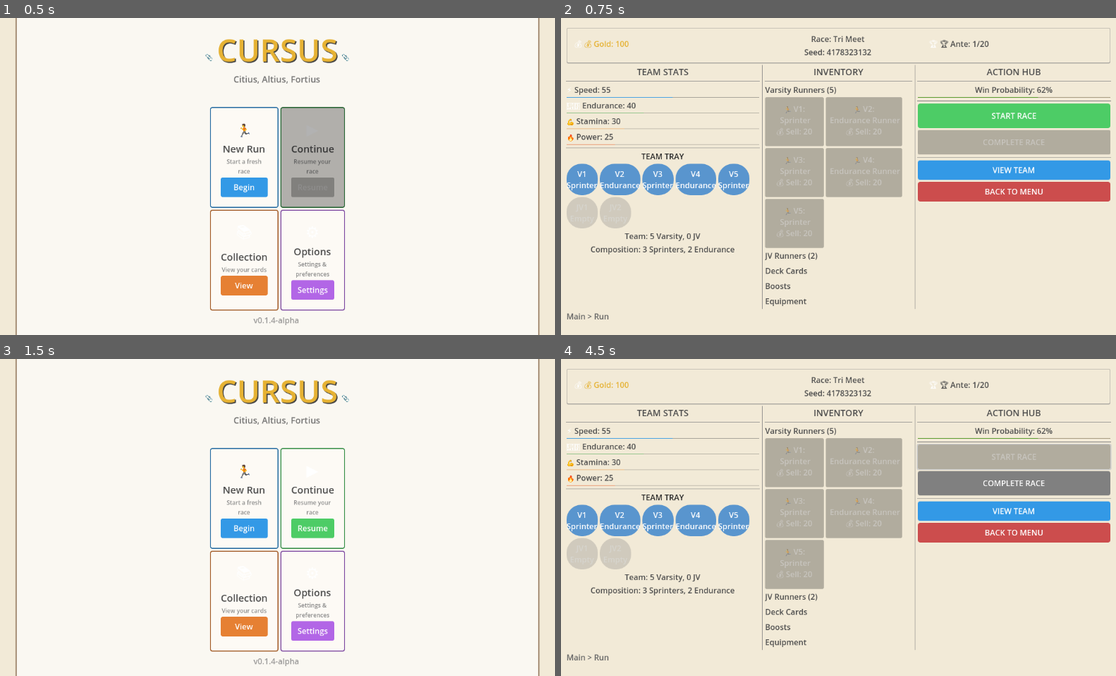
Above: before the commit, frames 1-4 (two rows, left to right).
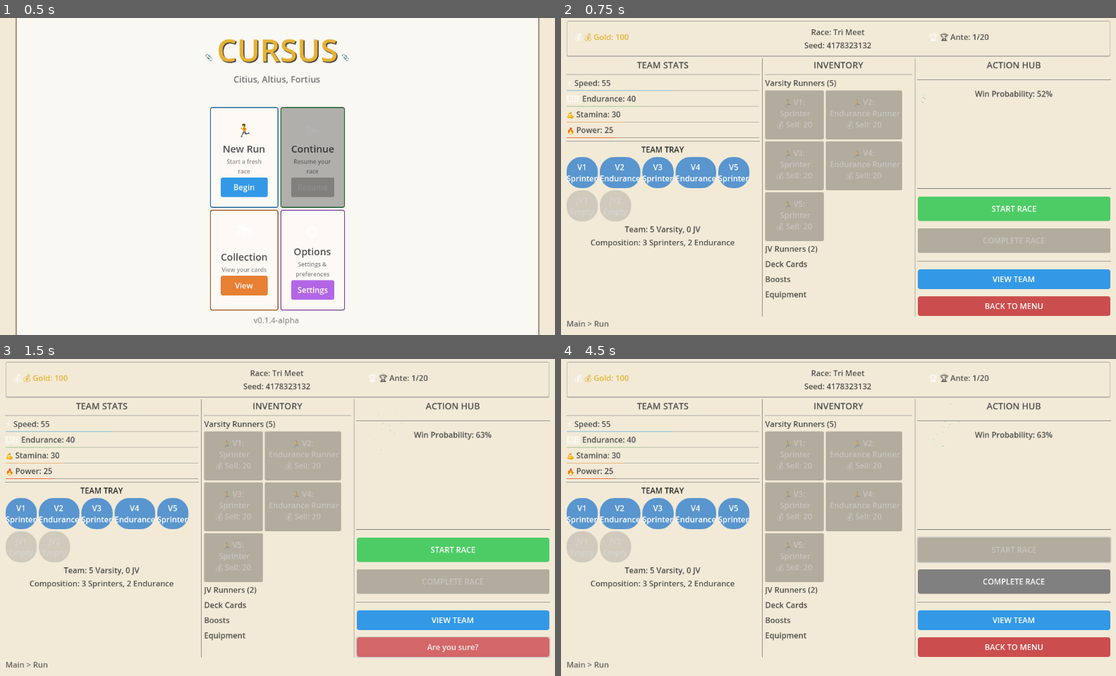
Above: after the commit, the same moments.

Repository: axmariscal/cursus
Game: Godot game, scene res://scenes/core/Main.tscn
Same seed, same stepped clock (60 frames per second), same inputs: the game is played once before the commit and once after it.
Inputs (mouse positions are in pixels of both pictures, inside the frame that each line leads up to):
- Up to frame 1 (0.5 s): no input
- Up to frame 2 (0.75 s): click "Begin" at 0.5 s
- Up to frame 3 (1.5 s): click "BACK TO MENU" at 1.25 s
- Up to frame 4 (4.5 s): click (871, 527) at 2 s, where only the run before the commit has a clickable "Resume"; click "BACK TO MENU" (after the commit: "Are you sure?") at 2.75 s; click "Resume" at 3.5 s; click "START RACE" at 4.25 s

Frame 1 is identical in both runs. In frame 2, 30% of the frame differs, in the area x 0-100%, y 0-98%; in frame 3, 95%, in the area x 0-100%, y 0-100%; in frame 4, 31%.

Commit message:
Experimenting with the main run screen. Spacing etc.

Diff:
--- a/scenes/run/Run.tscn
+++ b/scenes/run/Run.tscn
@@ -339,9 +339,39 @@
 text = "Win Probability: 50%"
 horizontal_alignment = 1
 
-[node name="WinProbabilityGauge" type="ProgressBar" parent="UI/MainContainer/MainVBox/ContentBody/RightCol_Actions"]
-layout_mode = 2
+[node name="GaugeContainer" type="Control" parent="UI/MainContainer/MainVBox/ContentBody/RightCol_Actions"]
+layout_mode = 2
+custom_minimum_size = Vector2(0, 150)
+
+[node name="SuccessGlow" type="GPUParticles2D" parent="UI/MainContainer/MainVBox/ContentBody/RightCol_Actions/GaugeContainer"]
+visible = false
+offset = Vector2(0, 0)
+emitting = false
+amount = 20
+lifetime = 1.0
+one_shot = true
+explosiveness = 1.0
+emission_shape = 1
+emission_sphere_radius = 50.0
+
+[node name="WinProbabilityGauge" type="TextureProgressBar" parent="UI/MainContainer/MainVBox/ContentBody/RightCol_Actions/GaugeContainer"]
+layout_mode = 1
+anchors_preset = 8
+anchor_left = 0.5
+anchor_top = 0.5
+anchor_right = 0.5
+anchor_bottom = 0.5
+offset_left = -75.0
+offset_top = -75.0
+offset_right = 75.0
+offset_bottom = 75.0
+grow_horizontal = 2
+grow_vertical = 2
+max = 100.0
 value = 50.0
+fill_mode = 2
+initial_angle = 180.0
+fill_degrees = 180.0
 show_percentage = false
 
 [node name="HSeparator5" type="HSeparator" parent="UI/MainContainer/MainVBox/ContentBody/RightCol_Actions"]
--- a/scripts/run/Run.gd
+++ b/scripts/run/Run.gd
@@ -45,7 +45,9 @@
 # Right column - Action Hub
 @onready var right_col: VBoxContainer = $UI/MainContainer/MainVBox/ContentBody/RightCol_Actions
 @onready var win_probability_label: Label = $UI/MainContainer/MainVBox/ContentBody/RightCol_Actions/WinProbabilityLabel
-@onready var win_probability_gauge: ProgressBar = $UI/MainContainer/MainVBox/ContentBody/RightCol_Actions/WinProbabilityGauge
+@onready var gauge_container: Control = $UI/MainContainer/MainVBox/ContentBody/RightCol_Actions/GaugeContainer
+@onready var success_glow: GPUParticles2D = $UI/MainContainer/MainVBox/ContentBody/RightCol_Actions/GaugeContainer/SuccessGlow
+@onready var win_probability_gauge: TextureProgressBar = $UI/MainContainer/MainVBox/ContentBody/RightCol_Actions/GaugeContainer/WinProbabilityGauge
 @onready var start_race_button: Button = $UI/MainContainer/MainVBox/ContentBody/RightCol_Actions/StartRaceButton
 @onready var complete_race_button: Button = $UI/MainContainer/MainVBox/ContentBody/RightCol_Actions/CompleteRaceButton
 @onready var continue_to_shop_button: Button = $UI/MainContainer/MainVBox/ContentBody/RightCol_Actions/ContinueToShopButton
@@ -74,6 +76,11 @@
 var previous_ante: int = 1
 var last_race_result: Dictionary = {}
 var hovered_item: Dictionary = {}  # Store hovered item info for tooltip
+var current_display_prob: float = 0.0
+var previous_probability: float = 0.0
+var back_button_confirm_timer: float = 0.0
+var back_button_waiting_confirm: bool = false
+var danger_pulse_tween: Tween = null
 
 func _ready() -> void:
 	# Connect buttons
@@ -87,26 +94,42 @@
 	# Setup keyboard shortcuts
 	_setup_keyboard_shortcuts()
 
-	# Update display with current run state
-	_update_display()
+	# Setup Action Hub layout first
+	right_col.add_theme_constant_override("separation", 15)
+	right_col.alignment = BoxContainer.ALIGNMENT_CENTER
+
+	# Style panels
+	_style_panels()
+
+	# Style text labels with dark colors for readability
+	_style_text_labels()
+
+	# Hide tooltip initially
+	tooltip_panel.visible = false
+	purchase_feedback_label.visible = false
+
+	# Setup particle system for success glow
+	_setup_particle_system()
 
 	# Start a new run if one isn't active
 	if not GameManager.run_active:
 		GameManager.start_new_run()
-		_update_display()
 
 	# Initialize race state
 	_set_race_state(RaceState.IDLE)
 
-	# Style panels
-	_style_panels()
-
-	# Style text labels with dark colors for readability
-	_style_text_labels()
-
-	# Hide tooltip initially
-	tooltip_panel.visible = false
-	purchase_feedback_label.visible = false
+	# Update display with current run state
+	_update_display()
+
+	# Initialize win probability display (after _update_display sets initial values)
+	var initial_prob = _calculate_win_probability()
+	current_display_prob = initial_prob
+	previous_probability = initial_prob
+	# Set initial value without animation
+	win_probability_gauge.value = initial_prob
+	set_label_text(initial_prob)
+	win_probability_gauge.tint_progress = _get_color_for_prob(initial_prob)
+	_update_label_color(initial_prob)
 
 func _setup_keyboard_shortcuts() -> void:
 	# ESC to go back
@@ -136,7 +159,8 @@
 	_style_progress_bar(endurance_bar, Color(0.4, 0.7, 0.4))
 	_style_progress_bar(stamina_bar, Color(0.9, 0.6, 0.3))
 	_style_progress_bar(power_bar, Color(0.9, 0.4, 0.2))
-	_style_progress_bar(win_probability_gauge, Color(0.3, 0.8, 0.4))
+	# Win probability gauge is now a TextureProgressBar, styled separately
+	_setup_win_probability_gauge()
 
 	# Style buttons
 	_style_action_button(start_race_button, Color(0.3, 0.8, 0.4))  # Green
@@ -338,8 +362,9 @@
 	# Update team composition breakdown
 	_update_team_composition()
 
-	# Update win probability
-	_update_win_probability()
+	# Update win probability with smooth animation
+	var new_probability = _calculate_win_probability()
+	update_probability_display(new_probability)
 
 	# Update breadcrumb
 	breadcrumb_label.text = "Main > Run"
@@ -385,23 +410,138 @@
 	else:
 		team_composition_label.text = "Composition: " + ", ".join(composition_parts)
 
-func _update_win_probability() -> void:
+func _calculate_win_probability() -> float:
 	# Calculate win probability based on stats vs ante difficulty
 	var player_strength = (GameManager.get_total_speed() + GameManager.get_total_endurance() + GameManager.get_total_stamina() + GameManager.get_total_power()) / 4.0
 	var opponent_strength = 50 + (GameManager.current_ante * 10)
-
-	var probability = clamp((player_strength / opponent_strength) * 100, 0, 100)
-
-	win_probability_label.text = "Win Probability: %d%%" % int(probability)
-	win_probability_gauge.value = probability
-
-	# Color code the gauge
-	if probability >= 70:
-		win_probability_gauge.modulate = Color(0.3, 0.8, 0.4)  # Green
-	elif probability >= 50:
-		win_probability_gauge.modulate = Color(0.9, 0.7, 0.2)  # Yellow
+	return clamp((player_strength / opponent_strength) * 100, 0, 100)
+
+func _setup_win_probability_gauge() -> void:
+	# Setup the TextureProgressBar for radial display
+	# Set pivot for scaling effects (will be set properly after layout)
+	await get_tree().process_frame
+	win_probability_gauge.pivot_offset = win_probability_gauge.size / 2
+
+func _setup_particle_system() -> void:
+	# Configure the success glow particle system
+	success_glow.visible = false
+	success_glow.emitting = false
+	# Set particle color to green using modulate
+	success_glow.modulate = Color(0.3, 0.8, 0.4, 1.0)  # Green tint
+	# Configure particle behavior
+	var material = ParticleProcessMaterial.new()
+	material.gravity = Vector3(0, -50, 0)
+	material.initial_velocity_min = 50.0
+	material.initial_velocity_max = 100.0
+	material.angular_velocity_min = -180.0
+	material.angular_velocity_max = 180.0
+	material.scale_min = 0.5
+	material.scale_max = 1.0
+	success_glow.process_material = material
+
+func update_probability_display(new_val: float) -> void:
+	var duration = 0.6  # Seconds
+	var prob_increase = new_val - previous_probability
+
+	# 1. Create a Tween for the Gauge and the Number
+	var tween = create_tween().set_parallel(true).set_trans(Tween.TRANS_QUINT).set_ease(Tween.EASE_OUT)
+
+	# Animate the gauge fill
+	tween.tween_property(win_probability_gauge, "value", new_val, duration)
+
+	# Animate the number text (using a custom method to lerp the value)
+	tween.tween_method(set_label_text, current_display_prob, new_val, duration)
+
+	# 2. Add a "Squash and Stretch" effect to the gauge for impact
+	var scale_tween = create_tween().set_trans(Tween.TRANS_ELASTIC).set_ease(Tween.EASE_OUT)
+	win_probability_gauge.pivot_offset = win_probability_gauge.size / 2
+	scale_tween.tween_property(win_probability_gauge, "scale", Vector2(1.1, 1.1), 0.1)
+	scale_tween.tween_property(win_probability_gauge, "scale", Vector2(1.0, 1.0), 0.3)
+
+	# 3. Dynamic Color Shifting
+	tween.tween_property(win_probability_gauge, "tint_progress", _get_color_for_prob(new_val), duration)
+
+	# 4. Success Glow Effect (if probability increased significantly)
+	if prob_increase >= 10.0:
+		_trigger_success_glow()
+
+	# 5. Danger Shake and Pulsing (if probability is dangerously low)
+	if new_val < 30.0:
+		_trigger_danger_effects()
 	else:
-		win_probability_gauge.modulate = Color(0.8, 0.3, 0.3)  # Red
+		_stop_danger_effects()
+
+	# Update label color based on probability
+	_update_label_color(new_val)
+
+	current_display_prob = new_val
+	previous_probability = new_val
+
+func set_label_text(value: float) -> void:
+	win_probability_label.text = "Win Probability: %d%%" % int(round(value))
+
+func _get_color_for_prob(val: float) -> Color:
+	if val < 40:
+		return Color.html("#e64d4d")  # Red
+	elif val < 70:
+		return Color.html("#e6bc4d")  # Yellow/Orange
+	else:
+		return Color.html("#69b378")  # Green
+
+func _trigger_success_glow() -> void:
+	# Create particle effect for success
+	success_glow.visible = true
+	success_glow.restart()
+	success_glow.emitting = true
+
+	# Hide after animation completes
+	var timer = get_tree().create_timer(1.0)
+	timer.timeout.connect(func(): success_glow.visible = false)
+
+func _trigger_danger_effects() -> void:
+	# Shake the gauge container
+	var shake_tween = create_tween()
+	var shake_amount = 5.0
+	var original_pos = gauge_container.position
+
+	# Create a shake pattern
+	for i in range(8):
+		var offset = Vector2(
+			randf_range(-shake_amount, shake_amount),
+			randf_range(-shake_amount, shake_amount)
+		)
+		shake_tween.tween_property(gauge_container, "position", original_pos + offset, 0.05)
+		shake_tween.tween_property(gauge_container, "position", original_pos, 0.05)
+
+	# Pulsing animation for the label (only if not already pulsing)
+	if not danger_pulse_tween or not danger_pulse_tween.is_valid():
+		if danger_pulse_tween:
+			danger_pulse_tween.kill()
+
+		danger_pulse_tween = create_tween().set_loops()
+		danger_pulse_tween.tween_property(win_probability_label, "modulate:a", 0.5, 0.5)
+		danger_pulse_tween.tween_property(win_probability_label, "modulate:a", 1.0, 0.5)
+
+func _stop_danger_effects() -> void:
+	# Stop pulsing
+	if danger_pulse_tween:
+		danger_pulse_tween.kill()
+		danger_pulse_tween = null
+
+	# Reset label alpha
+	win_probability_label.modulate.a = 1.0
+
+	# Reset container position
+	var reset_tween = create_tween()
+	reset_tween.tween_property(gauge_container, "position", Vector2.ZERO, 0.2)
+
+func _update_label_color(prob: float) -> void:
+	if prob < 30:
+		win_probability_label.add_theme_color_override("font_color", Color.html("#e64d4d"))  # Red
+	elif prob < 50:
+		win_probability_label.add_theme_color_override("font_color", Color.html("#e6bc4d"))  # Yellow
+	else:
+		win_probability_label.add_theme_color_override("font_color", Color(0.3, 0.3, 0.3, 1.0))  # Dark grey
 
 func _style_race_type_label() -> void:
 	# Use dark grey for all race types to match the design
@@ -545,7 +685,23 @@
 	loading_panel.visible = false
 
 func _on_back_button_pressed() -> void:
-	get_tree().change_scene_to_file("res://scenes/core/Main.tscn")
+	if not back_button_waiting_confirm:
+		# First press - ask for confirmation
+		back_button.text = "Are you sure?"
+		back_button_waiting_confirm = true
+		back_button_confirm_timer = 2.0
+
+		# Reset after 2 seconds if not pressed again
+		var timer = get_tree().create_timer(2.0)
+		timer.timeout.connect(_reset_back_button)
+	else:
+		# Second press - actually go back
+		get_tree().change_scene_to_file("res://scenes/core/Main.tscn")
+
+func _reset_back_button() -> void:
+	if back_button_waiting_confirm:
+		back_button.text = "BACK TO MENU"
+		back_button_waiting_confirm = false
 
 func _display_team_tray() -> void:
 	# Clear existing team tray icons
@@ -870,6 +1026,9 @@
 		GameManager.earn_gold(sell_price)
 		_show_purchase_feedback("✓ Sold for %d Gold!" % sell_price, true)
 		_update_display()
+		# Update win probability with animation after selling
+		var new_prob = _calculate_win_probability()
+		update_probability_display(new_prob)
 	else:
 		_show_purchase_feedback("❌ Failed to sell item", false)
 
